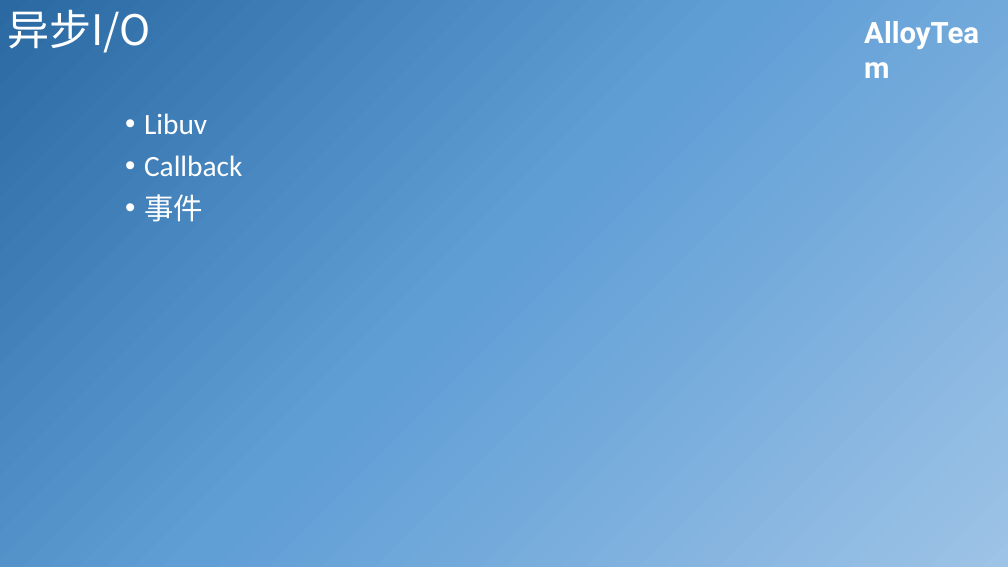
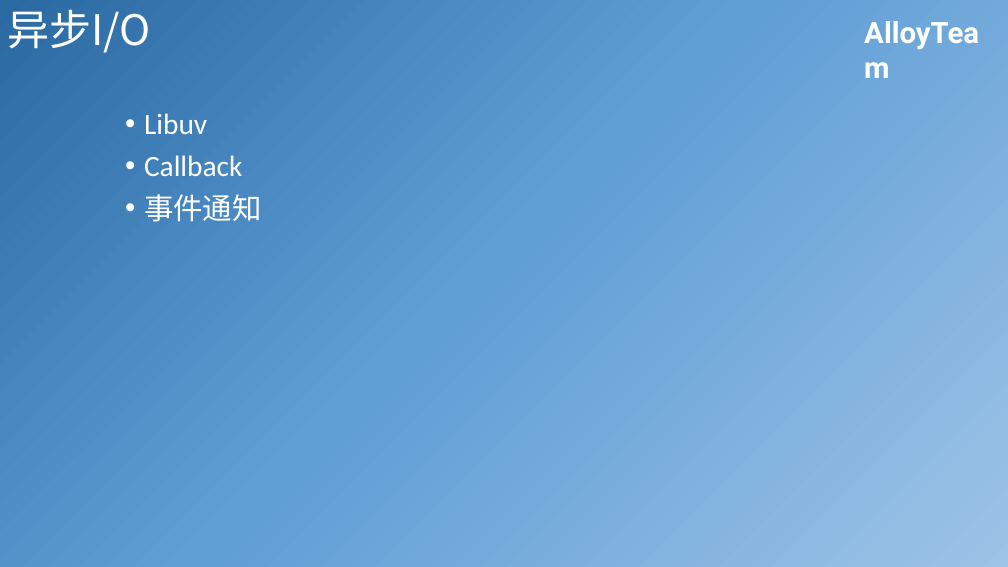
Before and after one commit to JiangJie/ppt, a slide deck: slide 12 of 2015-06/Nodejs基础分享.pptx. Drawn at 1008x567 pixels with LibreOffice and Linux fonts; fonts in the diff are those of the drawing; background and template pictures are left out. Boxes give left, top, right and bottom in pixels: in the first picture for what was removed or moved away, otherwise in the second. Text is boxed around its words. In the diff, an @@ line names an element or a change of style, - is before the commit and + after.

```diff
--- a/2015-06/Nodejs基础分享.pptx
+++ b/2015-06/Nodejs基础分享.pptx
@@ text at (144, 194, 261, 222): text changed @@
-• 事件
+• 事件通知
```
Also in this commit, not shown: 4 other slides changed, 4 slides added.
